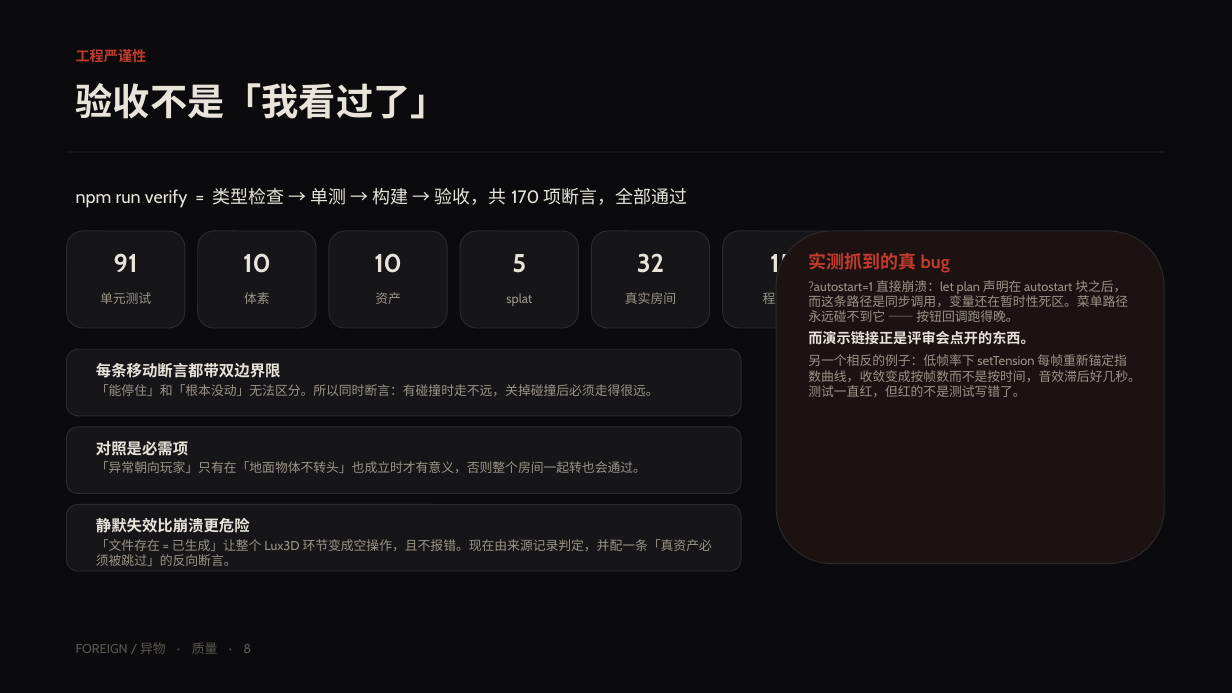
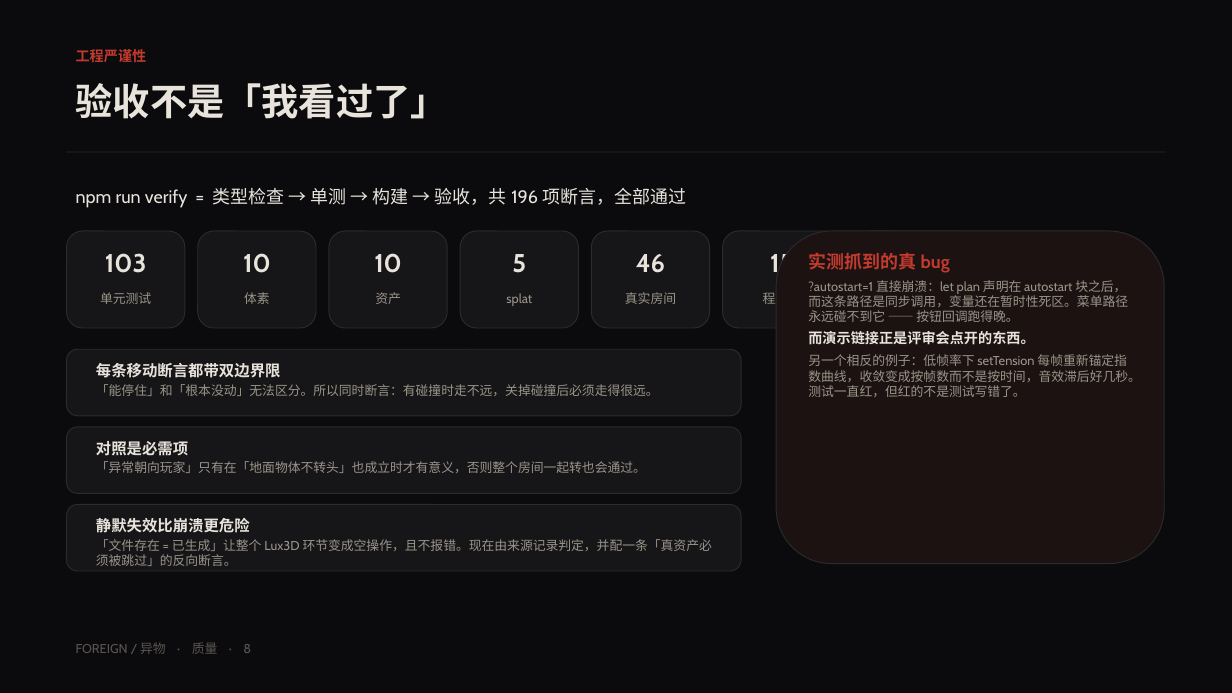
Before and after one commit to cyn-nya/foreign, a slide deck: slide 8 of artifacts/report/FOREIGN-report.pptx. Drawn at 1232x693 pixels with LibreOffice and Linux fonts; fonts in the diff are those of the drawing. Boxes give left, top, right and bottom in pixels: in the first picture for what was removed or moved away, otherwise in the second. Text is boxed around its words. In the diff, an @@ line names an element or a change of style, - is before the commit and + after.

```diff
--- a/artifacts/report/FOREIGN-report.pptx
+++ b/artifacts/report/FOREIGN-report.pptx
@@ text at box(76, 188, 686, 208): text changed @@
-npm run verify = 类型检查 → 单测 → 构建 → 验收，共 170 项断言，全部通过
+npm run verify = 类型检查 → 单测 → 构建 → 验收，共 196 项断言，全部通过
@@ text at box(105, 253, 146, 273): text changed @@
-91
+103
@@ text at box(636, 254, 665, 273): text changed @@
-32
+46
```
Also in this commit, not shown: 1 other slide changed, 3 other files.
